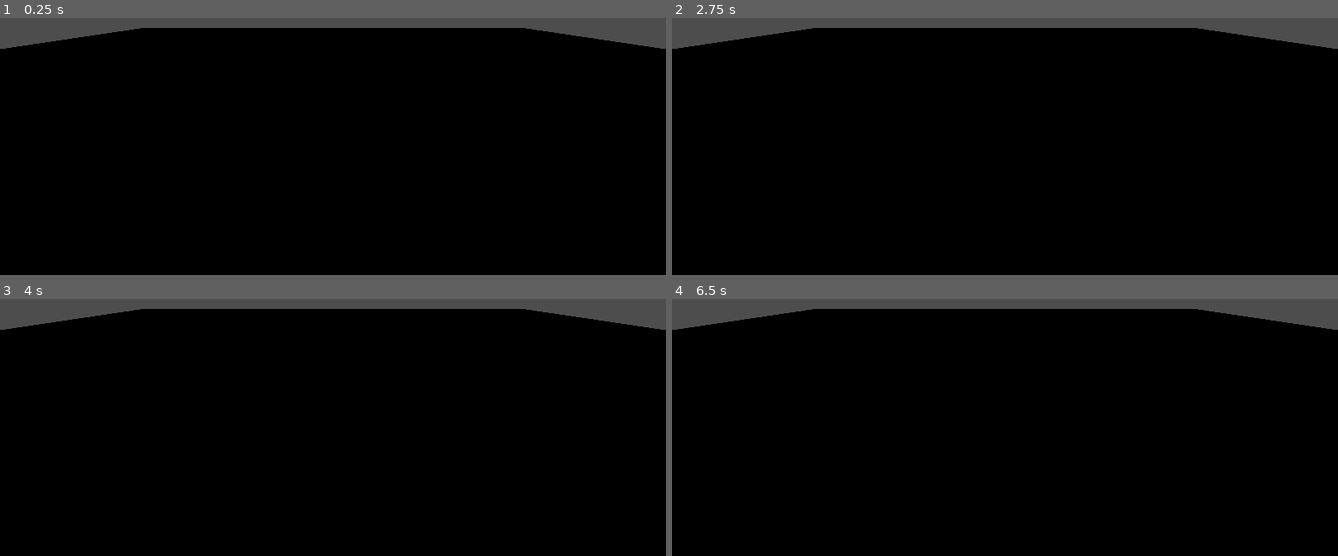
Above: before the commit, frames 1-4 (two rows, left to right).
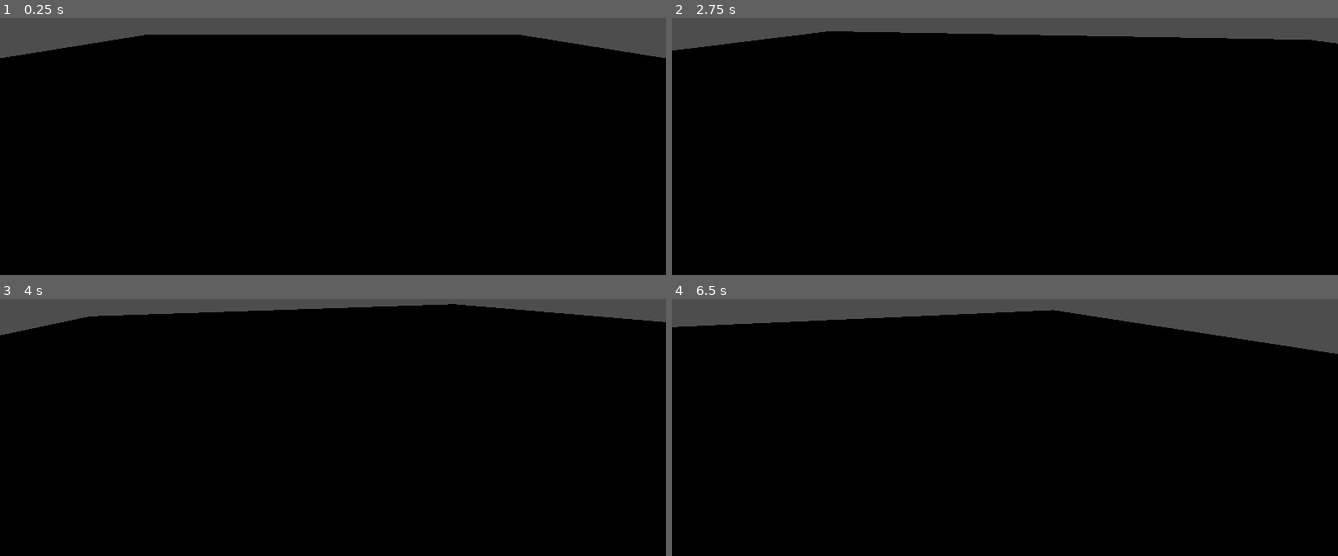
Above: after the commit, the same moments.

Repository: Boyquotes/CarSimulator
Game: Godot game, scene res://game.tscn
Two runs of this game, one before a commit and one after it. Both use one fixed random seed, a clock stepped at 60 frames per second and the inputs below.
Inputs:
- Up to frame 1 (0.25 s): no input
- Up to frame 2 (2.75 s): hold D (right) 0.53-1.28 s; hold S (back) 1.28-2.03 s; hold D (right) from 2.03 s (still down)
- Up to frame 3 (4 s): release D (right) at 2.78 s; hold W (forward) 2.78-3.53 s; hold A (left) from 3.53 s (still down)
- Up to frame 4 (6.5 s): release A (left) at 5.03 s; hold S (back) 5.03-5.78 s; hold D (right) from 5.78 s (still down)

The runs differ from the first frame. In frame 1, 2.9% of the frame differs, in the area x 0-100%, y 3-16%; in frame 2, 2.1%; in frame 3, 1.1%; in frame 4, 4.3%, in the area x 0-100%, y 3-22%.

Commit message:
added camera stuff

Diff:
--- /dev/null
+++ b/camera_pivot.gd
@@ -0,0 +1,20 @@
+extends Node3D
+
+var direction = Vector3.FORWARD
+@export var smooth_speed = 2.5
+#var smooth_speed = 2.5
+func _physics_process(delta):
+	var current_velocity = get_parent().linear_velocity
+	current_velocity.y = 0
+	if current_velocity.length_squared() > 1:
+		direction = lerp(direction, -current_velocity.normalized(), smooth_speed*delta)
+	#set the roation of this camera pivot to the point in the direction vector
+	#problem? its a vector and we need a rotation(basis)
+	global_transform.basis = get_roation_from_direction(direction)
+
+
+#Takes in Vector then returns Bassis(roation)
+func get_roation_from_direction(look_direction : Vector3) -> Basis:
+	look_direction = look_direction.normalized()
+	var x_axis = look_direction.cross(Vector3.UP)
+	return Basis(x_axis, Vector3.UP, -look_direction)
--- a/game.tscn
+++ b/game.tscn
@@ -1,6 +1,7 @@
-[gd_scene load_steps=9 format=3 uid="uid://d0pdb7n3yu7nc"]
+[gd_scene load_steps=10 format=3 uid="uid://d0pdb7n3yu7nc"]
 
 [ext_resource type="Script" path="res://car.gd" id="1_cotv8"]
+[ext_resource type="Script" path="res://camera_pivot.gd" id="2_nnhem"]
 
 [sub_resource type="StandardMaterial3D" id="StandardMaterial3D_qymra"]
 albedo_color = Color(0.356863, 0.443137, 1, 1)
@@ -96,5 +97,8 @@
 transform = Transform3D(-4.37114e-08, -1, 0, 1, -4.37114e-08, 0, 0, 0, 1, 0, 0, 0)
 mesh = SubResource("CylinderMesh_40g3c")
 
-[node name="Camera3D" type="Camera3D" parent="."]
-transform = Transform3D(-1, 2.99003e-08, -8.21505e-08, 0, 0.939693, 0.34202, 8.74228e-08, 0.34202, -0.939693, 0, 4, -8)
+[node name="camera_pivot" type="Node3D" parent="car"]
+script = ExtResource("2_nnhem")
+
+[node name="camera" type="Camera3D" parent="car/camera_pivot"]
+transform = Transform3D(-1, 2.99003e-08, -8.21506e-08, 1.5593e-09, 0.945644, 0.325205, 8.74089e-08, 0.325205, -0.945644, 0, 2.60798, -8)
